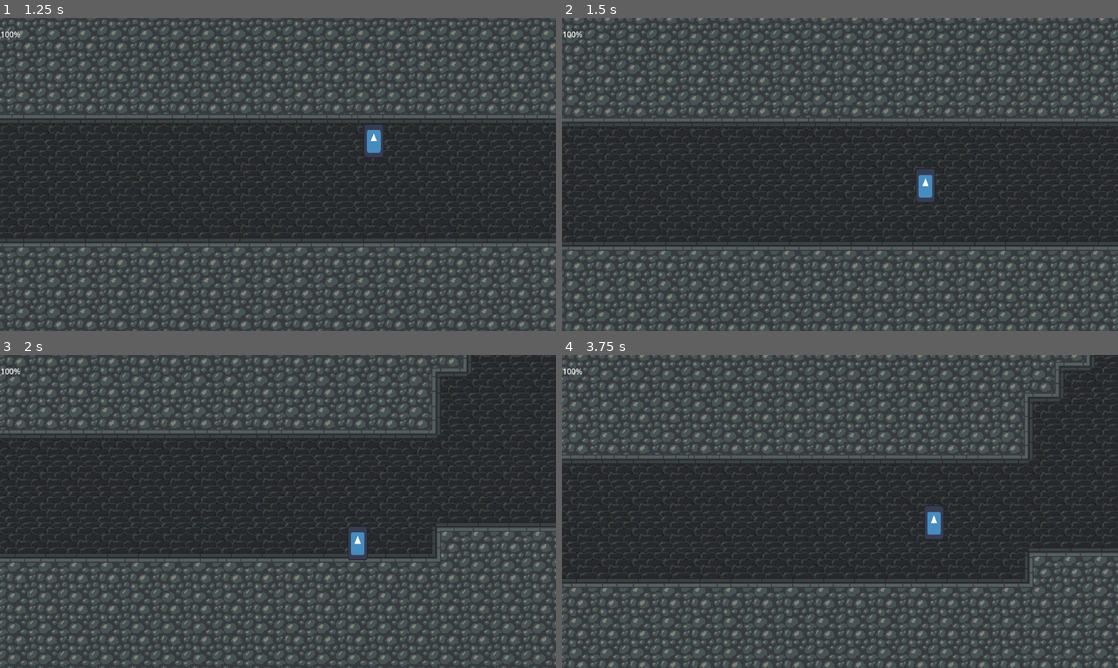
Above: before the commit, frames 1-4 (two rows, left to right).
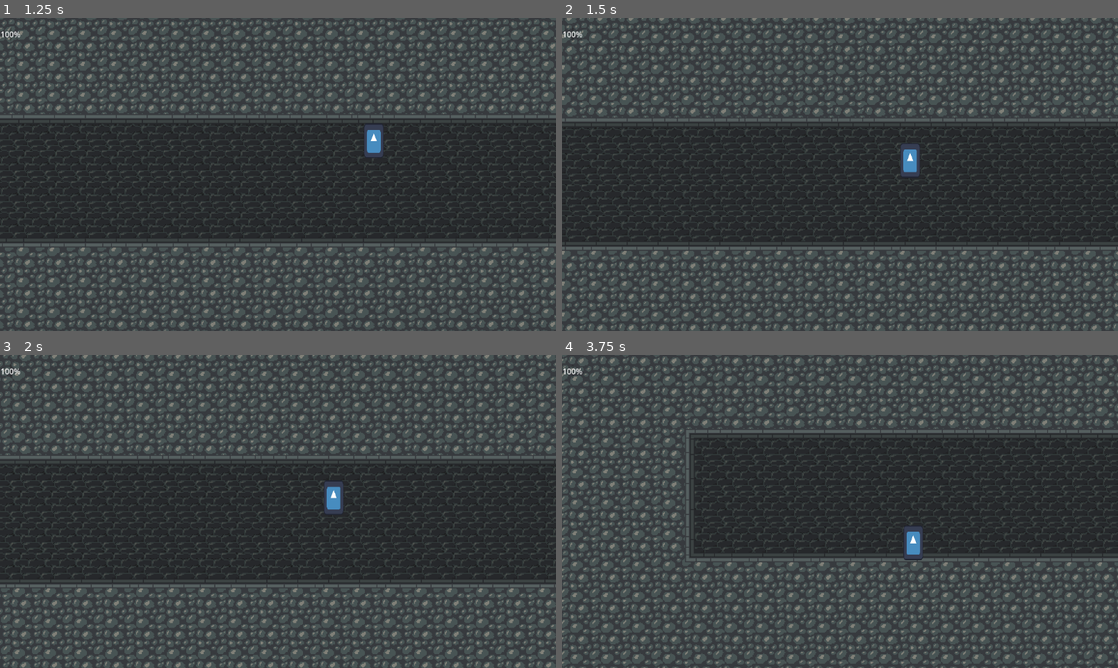
Above: after the commit, the same moments.

Repository: Orosemo/hit-n-run
Game: Godot game, scene res://scenes/test_env.tscn
Two runs of this game, one before a commit and one after it. Both use one fixed random seed, a clock stepped at 60 frames per second and the inputs below. The engine's default icon, where the game draws it, is replaced by a stand-in: a white triangle on a blue panel in a dark square.
Inputs:
- Up to frame 1 (1.25 s): tap Enter at 0.5 s; hold D (right) from 0.53 s (still down); hold Shift (run) from 0.53 s (still down); tap Space (jump) at 0.77 s
- Up to frame 2 (1.5 s): keep holding D (right); release Shift (run) at 1.28 s; tap Shift (run) at 1.35 s
- Up to frame 3 (2 s): keep holding D (right); tap Space (jump) at 1.52 s
- Up to frame 4 (3.75 s): release D (right) at 2.03 s; hold A (left) 2.03-2.78 s; hold Shift (run) 2.03-2.78 s; hold D (right) from 2.78 s (still down); tap Shift (run) at 2.85 s; tap Space (jump) at 3.02 s; hold Shift (run) from 3.53 s (still down)

Frame 1 is identical in both runs. In frame 2, 27% of the frame differs, in the area x 0-100%, y 0-100%; in frame 3, 39%; in frame 4, 40%.
Error after the commit: Invalid access to property or key 'current_speed' on a base object of type 'Nil'. (res://scripts/player.gd:44)

Commit message:
:sparkles: added animation controller

Diff:
--- /dev/null
+++ b/scripts/components/anim_controller.gd
@@ -0,0 +1,21 @@
+extends Node
+class_name AnimController
+
+@export var anims_nodes: Dictionary[String, Node2D]
+
+func play_all(anim_name: String):
+    for anim_node in anims_nodes:
+        anims_nodes[anim_node].play(anim_name)
+
+func play_for_one(anim_name: String, anim_node: String):
+    if anims_nodes.has(anim_node):
+        anims_nodes[anim_node].play(anim_name)
+    else:
+        push_error("No anim node named " + anim_node)
+
+func play_for_multiple(anim_name: String, anim_node_names: Array[String]):
+    for anim_node_name in anim_node_names:
+        if anims_nodes.has(anim_node_name):
+            anims_nodes[anim_node_name].play(anim_name)
+        else:
+            push_error("No anim node named " + anim_node_name)
--- a/scripts/components/collider.gd
+++ b/scripts/components/collider.gd
@@ -7,7 +7,7 @@
 
 
 func activate():
-    shape.disabled = false
+    shape.set_deferred("disabled", false)
 
 func deactivate():
-    shape.disabled = true
+    shape.set_deferred("disabled", true)
--- a/scripts/components/hurtbox.gd
+++ b/scripts/components/hurtbox.gd
@@ -13,15 +13,15 @@
 	if collider.effect:
 		effects.add_effect(collider.effect.duplicate())
 
-	make_invincible()
+	collider.deactivate()
 	cooldown_timer.start()
 
 
 func make_invincible():
-	shape.disabled = true
+	shape.set_deferred("disabled", true)
 
 func make_vincible():
-	shape.disabled = false
+	shape.set_deferred("disabled", false)
 
 
 func _ready():
--- a/scripts/components/stats.gd
+++ b/scripts/components/stats.gd
@@ -4,6 +4,8 @@
 @export_category("general")
 @export var health : int
 @export var max_health: int
+@export var current_speed: float
+@export var speed:float
 
 @export_category("status effects")
 @export var effect_factors: Dictionary[int, float]
--- a/scripts/player.gd
+++ b/scripts/player.gd
@@ -1,7 +1,7 @@
 extends CharacterBody2D
 
 
-@export var speed := 300.0
+@export var stats: Stats
 @export var springting_speed := 500.0
 @export var jump_velo := -400.0
 @export var velocity_component: Velocity
@@ -34,11 +34,11 @@
 			velocity_component.set_velocity_x(direction * springting_speed)
 			change_state(States.SPRINTING)
 		else:
-			velocity_component.set_velocity_x(direction * speed)
+			velocity_component.set_velocity_x(direction * stats.current_speed)
 			change_state(States.WALKING)
 
 	else:
 		if state == States.FALLING:
 			velocity_component.reset_velocity_x(1)
 		else:
-			velocity_component.reset_velocity_x(speed)
+			velocity_component.reset_velocity_x(stats.current_speed)
Not shown, added: scripts/components/anim_controller.gd.uid
